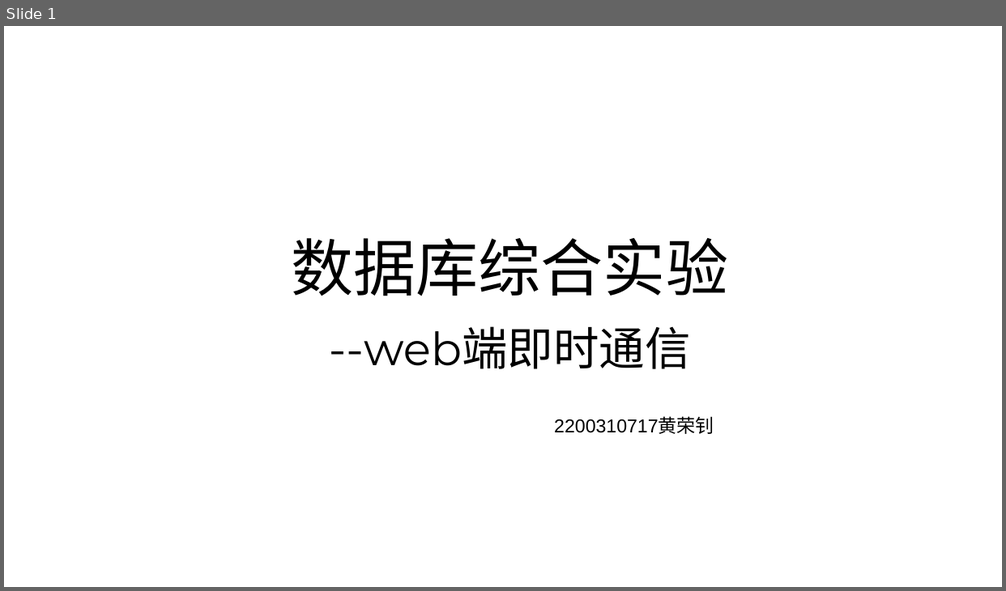
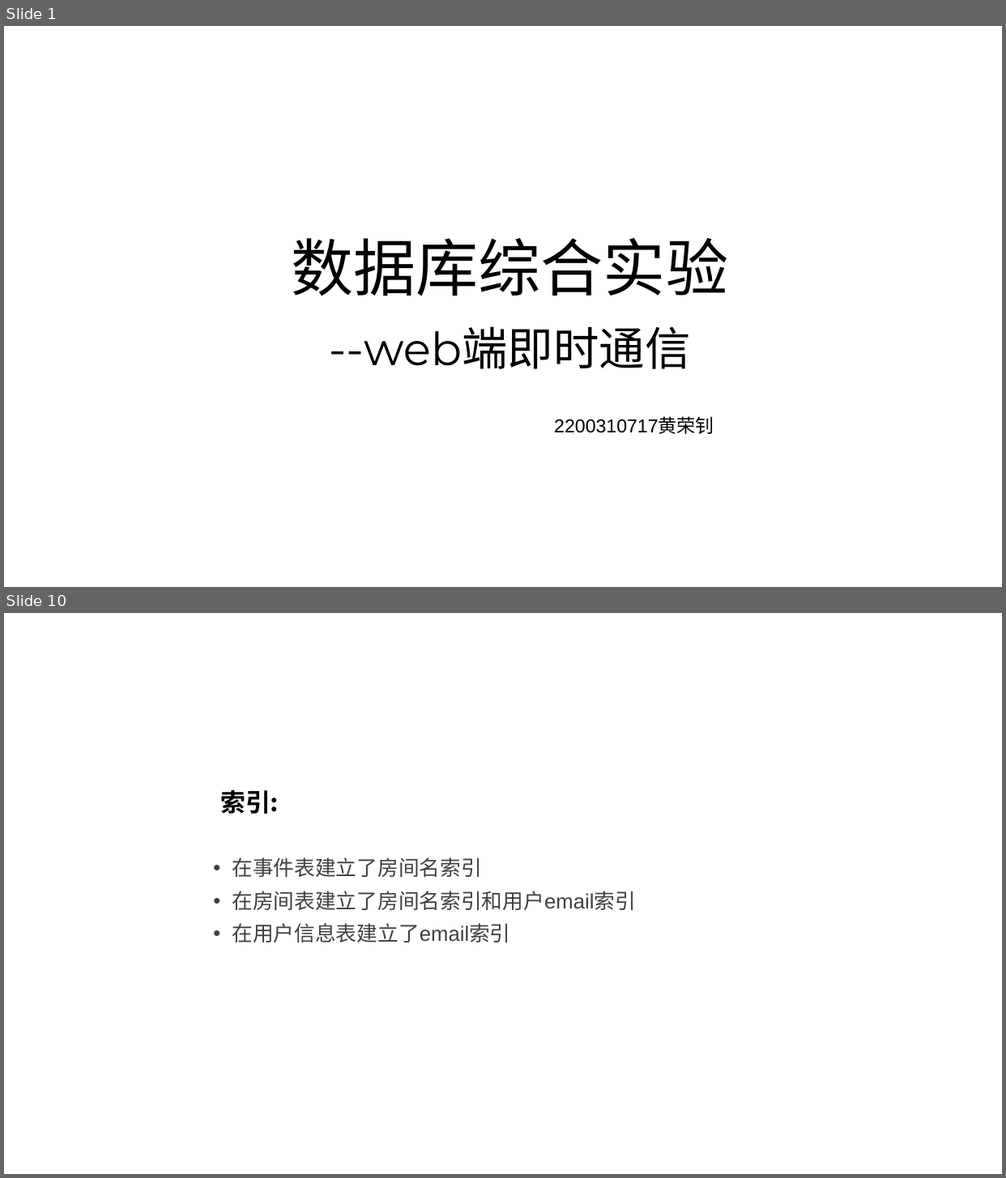
Before and after one commit to Finlifin/database_final, a slide deck: 数据库综合实验.pptx. Shown one above the other, each under a label of ours: slide 1 before the commit, slides 1 and 10 after it; the slides between them are not shown. The pictures are 1006x591 and 1006x1178 pixels, drawn with LibreOffice and Linux fonts; fonts in the diff are those of the drawing. Boxes give left, top, right and bottom in pixels: in the first picture for what was removed or moved away, otherwise in the second. Text is boxed around its words. In the diff, an @@ line names an element or a change of style, - is before the commit and + after.

```diff
--- a/数据库综合实验.pptx
+++ b/数据库综合实验.pptx
@@ slide 10 added at [4, 613, 1002, 1174], background #FFFFFF @@
@@ title added at [221, 790, 278, 814], 24 pt, text #000000, bold @@
+索引:
@@ text added at [232, 858, 636, 943], 20 pt, text #404040 @@
+• 在事件表建立了房间名索引
+• 在房间表建立了房间名索引和用户email索引
+• 在用户信息表建立了email索引
```
Also in this commit, not shown: 2 slides changed, 8 other slides added, 5 other files.
